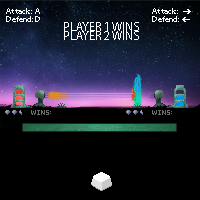
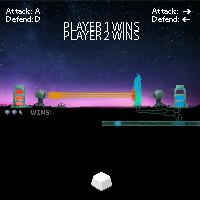
Layers edited between the first and the second 200x200 image:
hid group "Timer bar" (6 layers) over left=23, top=121, right=176, bottom=132
added layer "Wires" above "Power" over left=136, top=104, right=183, bottom=122
added group "Power" (1st of 2) with 1 layers above "zone" over left=114, top=122, right=121, bottom=125
added layer "Power" (2nd of 2, in "Power") in group "Power" over left=114, top=122, right=121, bottom=125
added layer "zone" (32%) above "Power Pipe" over left=172, top=122, right=185, bottom=125
added layer "Power Pipe" above "Instructions" over left=96, top=118, right=200, bottom=130
hid "Score" (2nd of 2, in "Bottom bar") over left=152, top=110, right=172, bottom=115
hid "health detail copy" (2nd of 2, in "Bottom bar") over left=140, top=109, right=143, bottom=115
hid "health detail copy 2" (2nd of 2, in "Bottom bar") over left=126, top=109, right=132, bottom=115
hid "health copy 2" (2nd of 2, in "Bottom bar") over left=126, top=110, right=131, bottom=115
hid "health detail" (2nd of 2, in "Bottom bar") over left=133, top=109, right=139, bottom=115
hid "health" (2nd of 2, in "Bottom bar") over left=133, top=110, right=138, bottom=115
